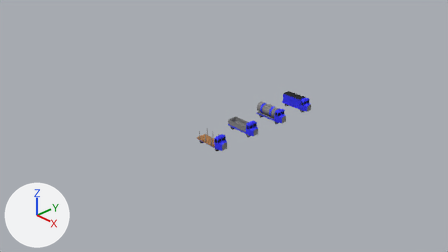
An edit to the Blender file Assets/Blender/Road_vehicles/lorry1.blend, drawn before and after from the same camera.
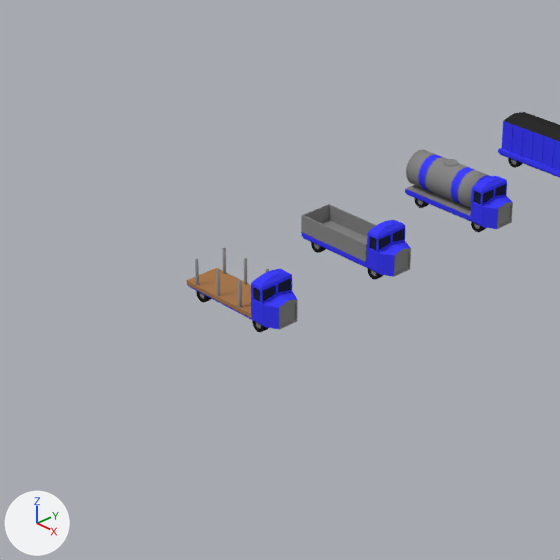
Each version appears first from the file's camera 'Camera', and next in a close-up on the part from 33% to 67% of the width and 24% to 85% of the height. The lights are fixed; the arrows at lower left show +X, +Y and +Z.

The older version as bpy lines, for what is in view:
```python
me_cube_002 = bpy.data.meshes.new('Cube.002')
me_cube_002.from_pydata(...)  # 240 vertices, 200 faces; spans x -0.55..2.56, y -0.61..0.63, z -0.31..0.19
# faces by material slot: [4, 196]
me_cube_002.materials.append(mat_metal)  # grey #888888
me_cube_002.materials.append(mat_rubber)  # black #1f1f1f
me_cube_003 = bpy.data.meshes.new('Cube.003')
me_cube_003.from_pydata(...)  # 127 vertices, 111 faces; spans x -1.0..3.0, y -0.63..0.63, z 0.25..1.72
# faces by material slot: [93, 4, 9, 5]
me_cube_003.materials.append(mat_material)  # blue #3f3fff
me_cube_003.materials.append(mat_window)  # dark blue #23293c
me_cube_003.materials.append(mat_metal)  # grey #888888
me_cube_003.materials.append(mat_wood)  # brown #aa7b50
me_cube_004 = bpy.data.meshes.new('Cube.004')
me_cube_004.from_pydata(...)  # 139 vertices, 123 faces; spans x -1.0..3.0, y -0.63..0.63, z 0.25..1.72
# faces by material slot: [97, 4, 22]
me_cube_004.materials.append(mat_material)  # blue #3f3fff
me_cube_004.materials.append(mat_window)  # dark blue #23293c
me_cube_004.materials.append(mat_metal)  # grey #888888
ob_cube_000 = bpy.data.objects.new('Cube.000', me_cube_004)
ob_cube_000.location = (0.0, 1.0, 0.0)
ob_cube_000.scale = (0.2, 0.2, 0.2)
ob_cube_002 = bpy.data.objects.new('Cube.002', me_cube_002)
ob_cube_002.location = (-0.001, 0.0, 0.056)
ob_cube_002.scale = (0.2, 0.2, 0.2)
ob_cube_003 = bpy.data.objects.new('Cube.003', me_cube_003)
ob_cube_003.location = (0.0, 0.0, 0.0)
ob_cube_003.scale = (0.2, 0.2, 0.2)
# also in view: 'Cube.006' at (0.2, 3.0, 0.2); 'Cube.004' at (0.19, 2.0, 0.2)
```
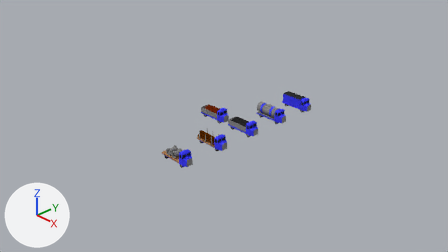
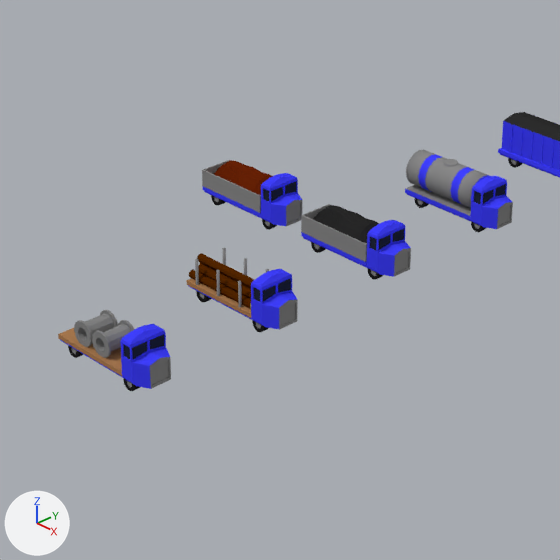
Pixel boxes [x1, y1, x2, y2] of what changed, in the close-ups (560 x 560 px):
'Cube.010', added (blue): after [58, 324, 171, 389]
'Cube.014', added: after [202, 160, 302, 226]
'Drum', added: after [74, 310, 134, 358]
'Cube.012', added (black): after [313, 205, 379, 243]
'Cube.009', added (brown): after [214, 160, 273, 195]
'Cylinder.058', added (brown): after [197, 253, 254, 288]
'Cylinder.045', added (brown): after [189, 269, 251, 309]
'Cylinder.054', added (brown): after [198, 264, 251, 299]
'Cube.011', added: after [68, 345, 140, 391]
'Cube.013', added: after [211, 195, 277, 230]
'Cylinder.055', added: after [200, 262, 250, 288]

The edits, one by one:
Material 'steel' (mat_steel) is new.
Its base color is (0.237, 0.237, 0.237) (grey #868686).
Material 'Material.001' (mat_material_001) is new.
Its base color is (0.655, 0.622, 0.262) (beige #d4cf8c).
Material 'Wood.001' (mat_wood_001) is new.
Its base color is (0.0871, 0.019, 0.0) (brown #532600).
Material 'Coal.002' (mat_coal_002) is new.
Its base color is (0.0207, 0.0207, 0.0207) (black #272727).
Material 'Material.002' (mat_material_002) is new.
Its base color is (0.134, 0.015, 0.00174) (brown #662106).
Mesh me_cylinder is new.
It has 288 vertices, 288 faces and spans x -0.621..0.2, y -0.2..0.2, z -0.251..0.251.
It uses material mat_steel (grey #868686).
Mesh me_cylinder_058 is new.
It has 50 vertices, 42 faces and spans x -0.054..0.05, y -0.056..0.051, z -0.5..0.5.
Faces by material slot: [40, 2].
It uses material mat_wood_001 (brown #532600).
It uses material mat_material_001 (beige #d4cf8c).
Mesh me_cube_013 is new.
It has 64 vertices, 49 faces and spans x -0.95..1.93, y -0.58..0.58, z 0.56..1.3.
It uses material mat_coal_002 (black #272727).
Mesh me_cube_014 is new.
It has 64 vertices, 49 faces and spans x -0.95..1.93, y -0.58..0.58, z 0.56..1.3.
It uses material mat_material_002 (brown #662106).
Mesh me_cube_016 is new.
It has 139 vertices, 123 faces and spans x -1.0..3.0, y -0.63..0.63, z 0.25..1.72.
Faces by material slot: [97, 4, 22].
It uses material mat_material (blue #3f3fff).
It uses material mat_window (dark blue #23293c).
It uses material mat_metal (grey #888888).
Object 'Drum' (ob_drum) is new; it shows me_cylinder.
Its location is (0.183, -1.0, 0.175).
Its rotation in degrees is (90, 0, 0).
Its scale is (0.408, 0.408, 0.408).
Object 'Cylinder.058' (ob_cylinder_058) is new; it shows me_cylinder_058.
Its location is (0.082, -0.003, 0.213).
Its rotation in degrees is (0, 90, 0).
Its scale is (0.572, 0.572, 0.572).
Object 'Cylinder.055' (ob_cylinder_055) is new; it shows a copy of me_cylinder_058.
Its location is (0.066, 0.031, 0.164).
Its rotation in degrees is (0, 90, 0).
Its scale is (0.572, 0.572, 0.572).
Object 'Cylinder.054' (ob_cylinder_054) is new; it shows a copy of me_cylinder_058.
Its location is (0.123, -0.038, 0.164).
Its rotation in degrees is (0, 90, 0).
Its scale is (0.572, 0.572, 0.572).
Object 'Cylinder.045' (ob_cylinder_045) is new; it shows a copy of me_cylinder_058.
Its location is (0.079, -0.071, 0.122).
Its rotation in degrees is (0, 90, 0).
Its scale is (0.572, 0.572, 0.572).
Object 'Cube.010' (ob_cube_010) is new; it shows a copy of the mesh of ob_cube_003.
Its location is (0.0, -1.0, 0.0).
Its scale is (0.2, 0.2, 0.2).
Object 'Cube.011' (ob_cube_011) is new; it shows a copy of the mesh of ob_cube_002.
Its location is (-0.001, -1.0, 0.056).
Its scale is (0.2, 0.2, 0.2).
Object 'Cube.012' (ob_cube_012) is new; it shows me_cube_013.
Its location is (0.0, 1.0, 0.045).
Its scale is (0.2, 0.2, 0.2).
Object 'Cube.009' (ob_cube_009) is new; it shows me_cube_014.
Its location is (-1.0, 1.0, 0.045).
Its scale is (0.2, 0.2, 0.2).
Object 'Cube.013' (ob_cube_013) is new; it shows a copy of the mesh of ob_cube_002.
Its location is (-1.001, 1.0, 0.056).
Its scale is (0.2, 0.2, 0.2).
Object 'Cube.014' (ob_cube_014) is new; it shows me_cube_016.
Its location is (-1.0, 1.0, 0.0).
Its scale is (0.2, 0.2, 0.2).
